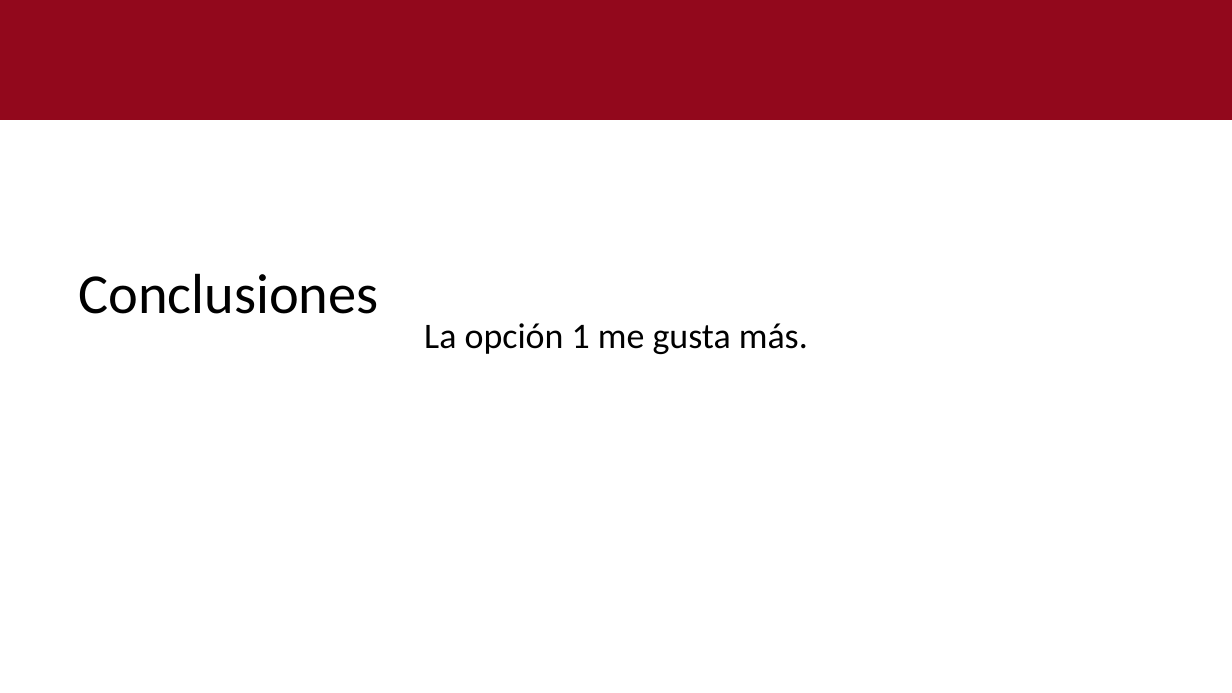
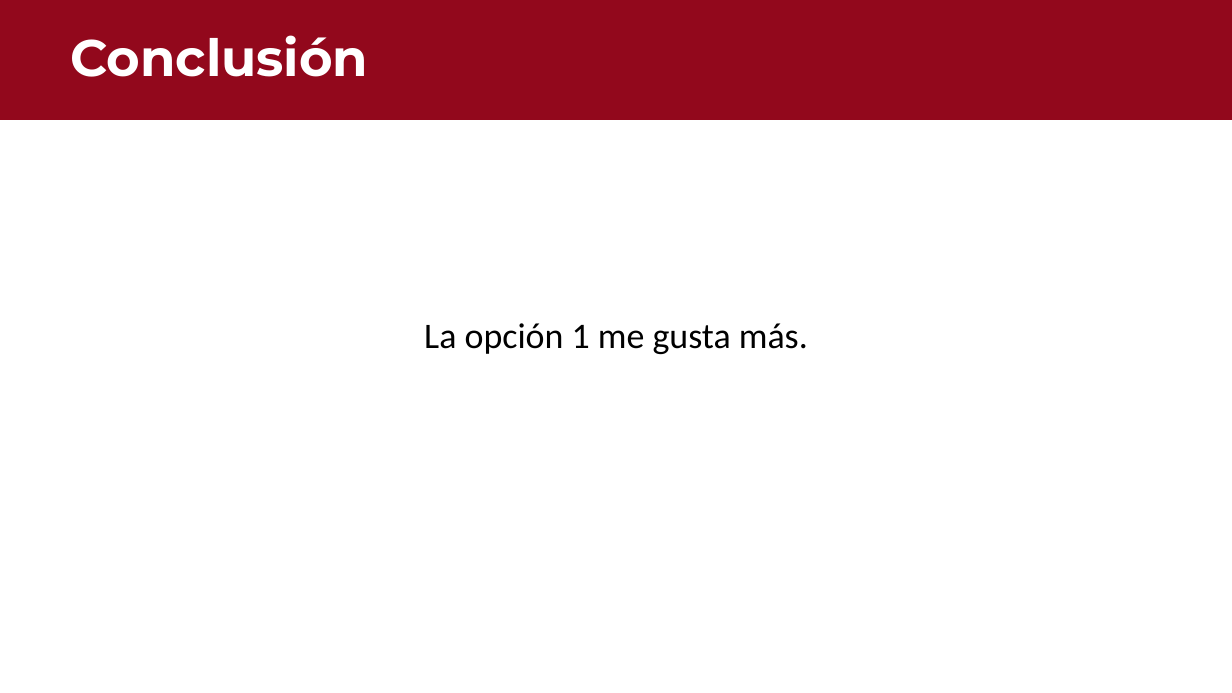
Before and after one commit to Enrique-2003SS/INPC_Regresi-n, a slide deck: slide 15 of outputs/INPC.pptx (slide 13 before the commit). Drawn at 1232x693 pixels with LibreOffice and Linux fonts; fonts in the diff are those of the drawing. Boxes give left, top, right and bottom in pixels: in the first picture for what was removed or moved away, otherwise in the second. Text is boxed around its words. In the diff, an @@ line names an element or a change of style, - is before the commit and + after.

```diff
--- a/outputs/INPC.pptx
+++ b/outputs/INPC.pptx
@@ text added at [70, 35, 368, 77], 40 pt, text #FFFFFF, bold @@
+Conclusión
@@ title removed at [78, 273, 378, 314] @@
-Conclusiones
```
Also in this commit, not shown: 6 other slides changed, 2 slides added.
